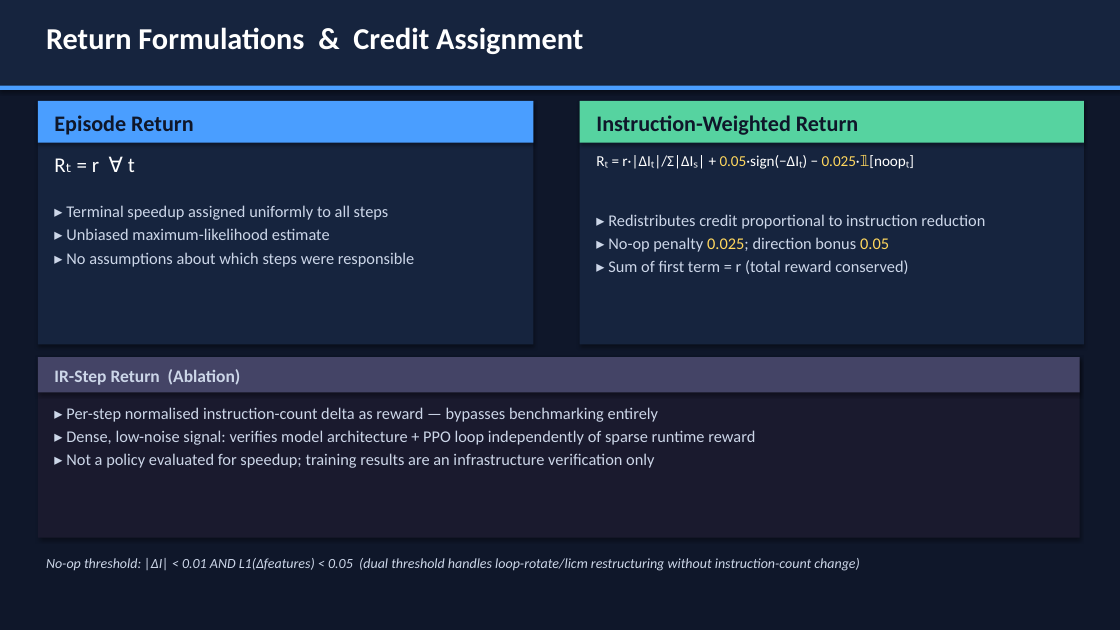
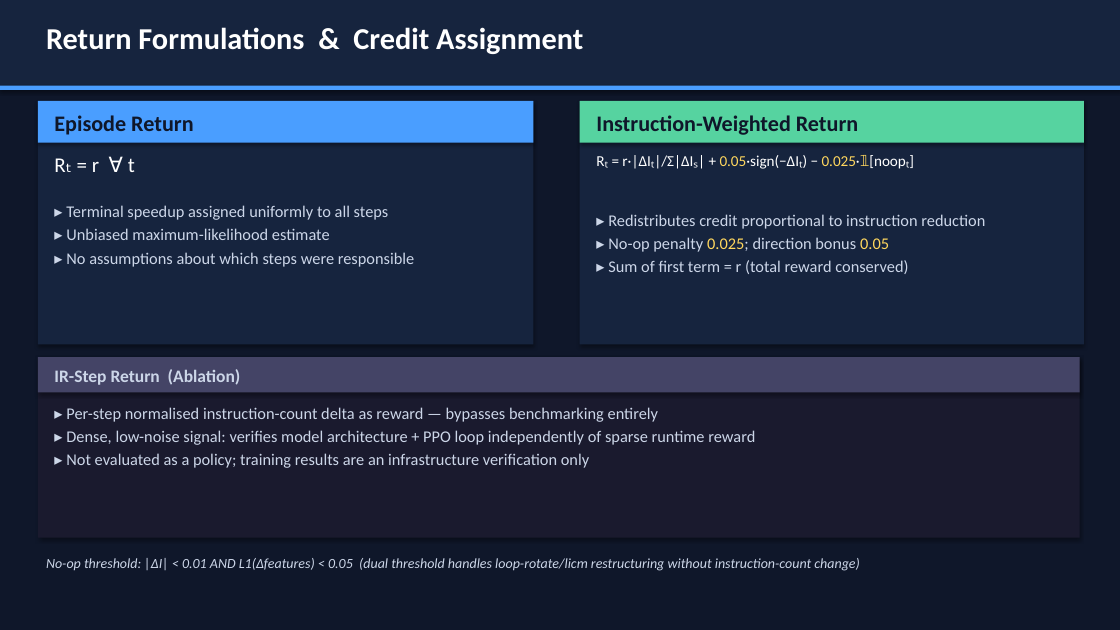
Before and after one commit to eblack-leaf/llvm-lstm, a slide deck: slide 14 of presentation.pptx (slide 13 before the commit). Drawn at 1120x630 pixels with LibreOffice and Linux fonts; fonts in the diff are those of the drawing. Boxes give left, top, right and bottom in pixels: in the first picture for what was removed or moved away, otherwise in the second. Text is boxed around its words. In the diff, an @@ line names an element or a change of style, - is before the commit and + after.

```diff
--- a/presentation.pptx
+++ b/presentation.pptx
@@ text at [66, 453, 589, 468]: text changed @@
-▸ Not a policy evaluated for speedup; training results are an infrastructure verification only
+▸ Not evaluated as a policy; training results are an infrastructure verification only
```
Also in this commit, not shown: 8 other slides changed, 1 slide added, 2 other files.
